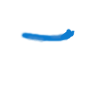
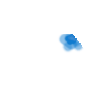
Two versions of the same layered image (96px x 96px). Layer-by-layer changes:
hid "river-n" over [20, 28, 75, 43]
added group "Ebenengruppe" with 6 layers above "hex_grass@2x.png" over [20, 34, 84, 53]
added layer "river-mouth-ne" in group "Ebenengruppe" over [57, 34, 84, 53]
